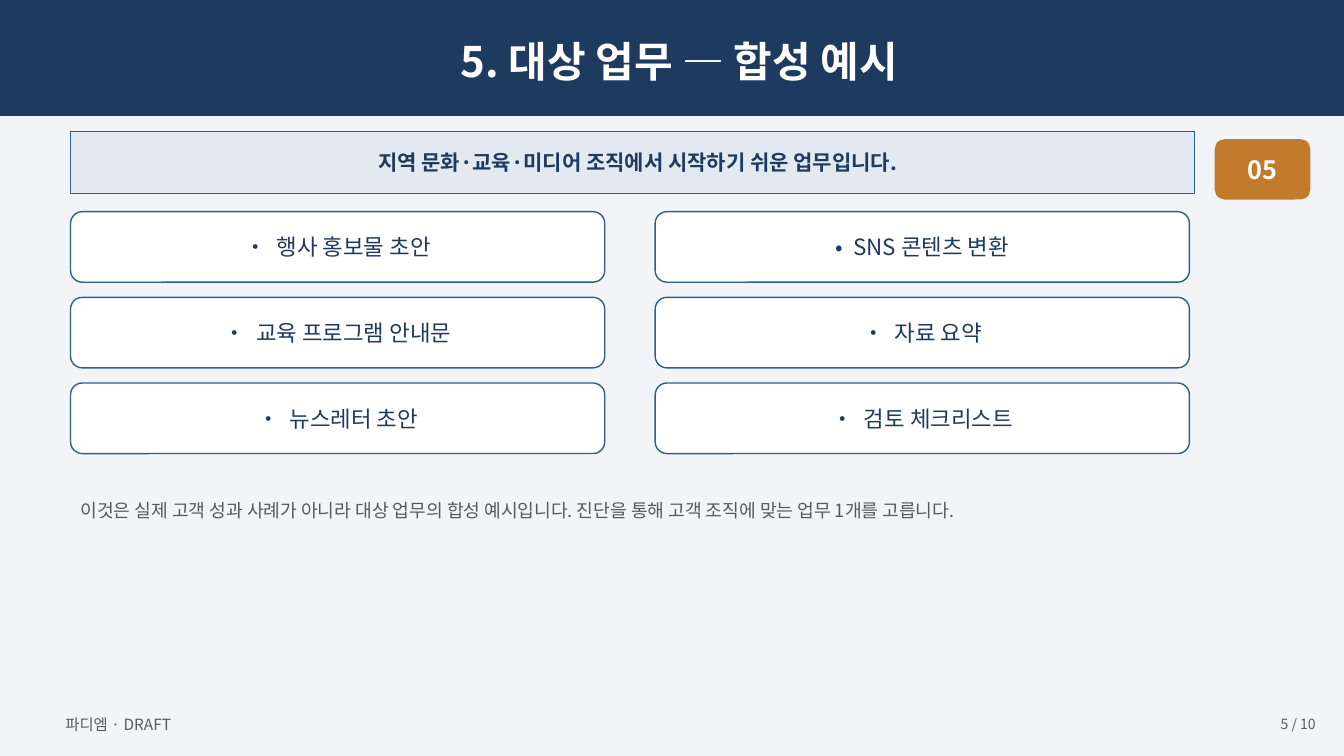
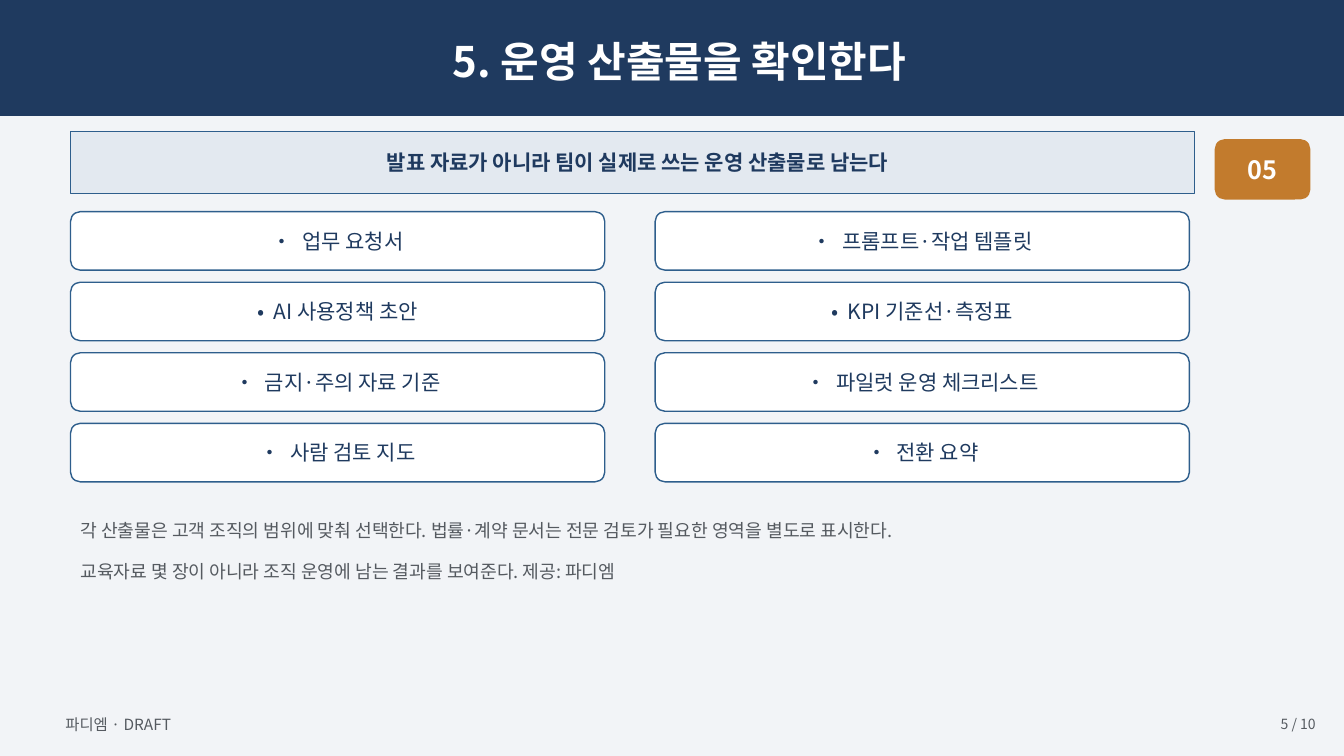
Before and after one commit to skerishKang/ai-revenue-lab, a slide deck: slide 5 of docs/commercial/business-35-ai-media-education-dx/customer-package/Business35_Master_Proposal_10p.pptx. Drawn at 1344x756 pixels with LibreOffice and Linux fonts; fonts in the diff are those of the drawing. Boxes give left, top, right and bottom in pixels: in the first picture for what was removed or moved away, otherwise in the second. Text is boxed around its words. In the diff, an @@ line names an element or a change of style, - is before the commit and + after.

```diff
--- a/docs/commercial/business-35-ai-media-education-dx/customer-package/Business35_Master_Proposal_10p.pptx
+++ b/docs/commercial/business-35-ai-media-education-dx/customer-package/Business35_Master_Proposal_10p.pptx
@@ text in rectangle at <box>453,41,906,81</box>: text changed @@
-5. 대상 업무 — 합성 예시
+5. 운영 산출물을 확인한다
@@ text in rectangle at <box>387,152,888,172</box>: text changed @@
-지역 문화·교육·미디어 조직에서 시작하기 쉬운 업무입니다.
+발표 자료가 아니라 팀이 실제로 쓰는 운영 산출물로 남는다
@@ rounded rectangle "• 업무 요청서": place and size @@
-rounded rectangle "• 업무 요청서" at <box>71,212,605,282</box>
+rounded rectangle "• 업무 요청서" at <box>71,212,605,270</box>
@@ text in rounded rectangle at <box>302,231,403,251</box>: text changed; size 16 to 15 pt @@
-• 행사 홍보물 초안
+• 업무 요청서
@@ rounded rectangle "• 프롬프트·작업 템플릿": place and size @@
-rounded rectangle "• 프롬프트·작업 템플릿" at <box>655,297,1190,368</box>
+rounded rectangle "• 프롬프트·작업 템플릿" at <box>655,212,1190,270</box>
@@ rounded rectangle removed at <box>655,212,1190,282</box> @@
-• SNS 콘텐츠 변환
@@ text in rounded rectangle at <box>842,231,1033,251</box>: text changed; size 16 to 15 pt @@
-• 자료 요약
+• 프롬프트·작업 템플릿
@@ rounded rectangle "• AI 사용정책 초안": place and size @@
-rounded rectangle "• AI 사용정책 초안" at <box>71,297,605,368</box>
+rounded rectangle "• AI 사용정책 초안" at <box>71,282,605,341</box>
@@ rounded rectangle added at <box>655,282,1190,341</box>, fill #FFFFFF, outline #2E5E8C 1 pt, 15 pt, text #1F3A5F @@
+• KPI 기준선·측정표
@@ text in rounded rectangle at <box>274,301,418,321</box>: text changed; size 16 to 15 pt @@
-• 교육 프로그램 안내문
+• AI 사용정책 초안
@@ rounded rectangle "• 금지·주의 자료 기준": place and size @@
-rounded rectangle "• 금지·주의 자료 기준" at <box>71,383,605,454</box>
+rounded rectangle "• 금지·주의 자료 기준" at <box>71,353,605,411</box>
@@ rounded rectangle "• 파일럿 운영 체크리스트": place and size @@
-rounded rectangle "• 파일럿 운영 체크리스트" at <box>655,383,1190,454</box>
+rounded rectangle "• 파일럿 운영 체크리스트" at <box>655,353,1190,411</box>
@@ text in rounded rectangle at <box>265,372,441,392</box>: text changed; size 16 to 15 pt @@
-• 뉴스레터 초안
+• 금지·주의 자료 기준
@@ text in rounded rectangle at <box>836,372,1039,392</box>: text changed; size 16 to 15 pt @@
-• 검토 체크리스트
+• 파일럿 운영 체크리스트
@@ rounded rectangle added at <box>71,423,605,482</box>, fill #FFFFFF, outline #2E5E8C 1 pt, 15 pt, text #1F3A5F @@
+• 사람 검토 지도
@@ rounded rectangle added at <box>655,423,1190,482</box>, fill #FFFFFF, outline #2E5E8C 1 pt, 15 pt, text #1F3A5F @@
+• 전환 요약
@@ text removed at <box>80,502,954,519</box> @@
-이것은 실제 고객 성과 사례가 아니라 대상 업무의 합성 예시입니다. 진단을 통해 고객 조직에 맞는 업무 1개를 고릅니다.
@@ text added at <box>80,522,892,580</box>, 13 pt, text #555A60 @@
+각 산출물은 고객 조직의 범위에 맞춰 선택한다. 법률·계약 문서는 전문 검토가 필요한 영역을 별도로 표시한다.
+교육자료 몇 장이 아니라 조직 운영에 남는 결과를 보여준다. 제공: 파디엠
```
Also in this commit, not shown: 8 other slides changed, 1 slide added, 1 slide removed, 34 other files.
